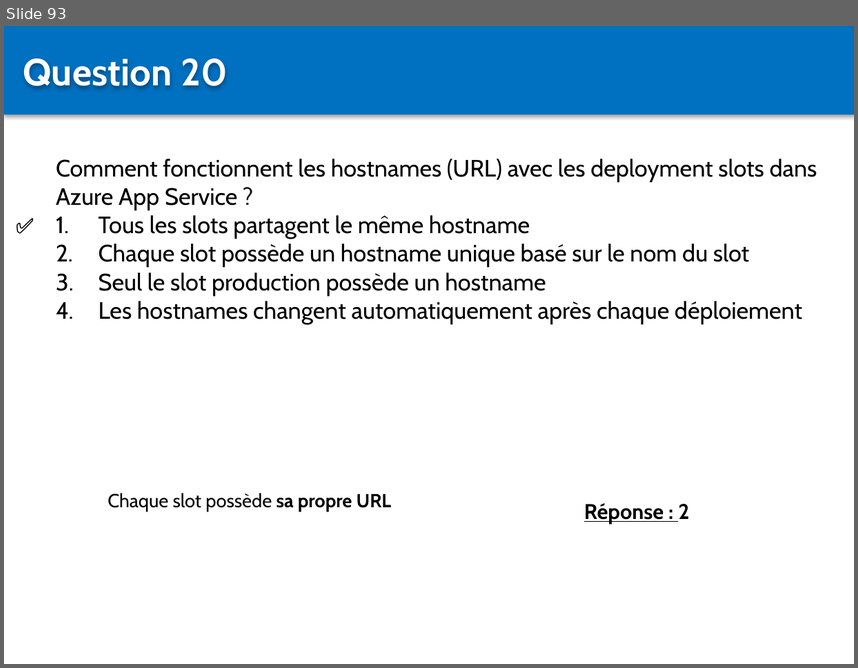
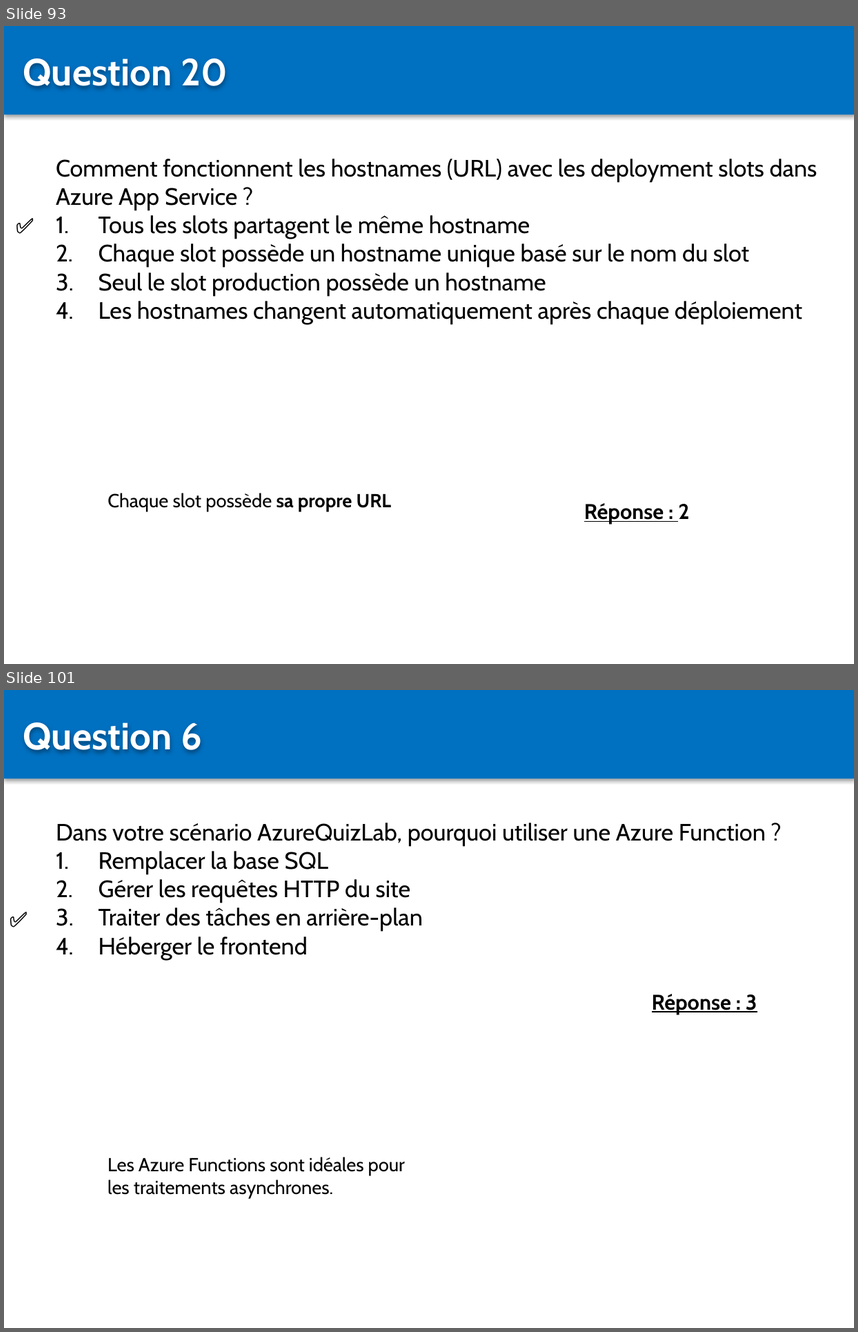
Before and after one commit to Sybaris-Classroom/az-204, a slide deck: Quiz/Quiz.pptx. Shown one above the other, each under a label of ours: slide 93 before the commit, slides 93 and 101 after it; the slides between them are not shown. The pictures are 858x668 and 858x1332 pixels, drawn with LibreOffice and Linux fonts; fonts in the diff are those of the drawing. Boxes give left, top, right and bottom in pixels: in the first picture for what was removed or moved away, otherwise in the second. Text is boxed around its words. In the diff, an @@ line names an element or a change of style, - is before the commit and + after.

```diff
--- a/Quiz/Quiz.pptx
+++ b/Quiz/Quiz.pptx
@@ slide 101 added at [4,690,854,1328], background #FFFFFF @@
@@ rectangle added at [4,690,854,778], fill #0070C0 @@
@@ text added at [23,722,202,752], 32 pt, text #FFFFFF, bold @@
+Question 6
@@ text added at [56,822,766,960], 20 pt, text #000000 @@
+Dans votre scénario AzureQuizLab, pourquoi utiliser une Azure Function ?
+1. Remplacer la base SQL
+2. Gérer les requêtes HTTP du site
+3. Traiter des tâches en arrière-plan
+4. Héberger le frontend
@@ text added at [4,902,52,936], 18 pt, text #000000, bold @@
+✅
@@ text added at [652,994,757,1014], 18 pt, text #000000, bold, underline @@
+Réponse : 3
@@ text added at [107,1156,405,1198], 16 pt, text #000000 @@
+Les Azure Functions sont idéales pour les traitements asynchrones.
```
Also in this commit, not shown: 3 slides changed, 25 other slides added, 43 other files.
